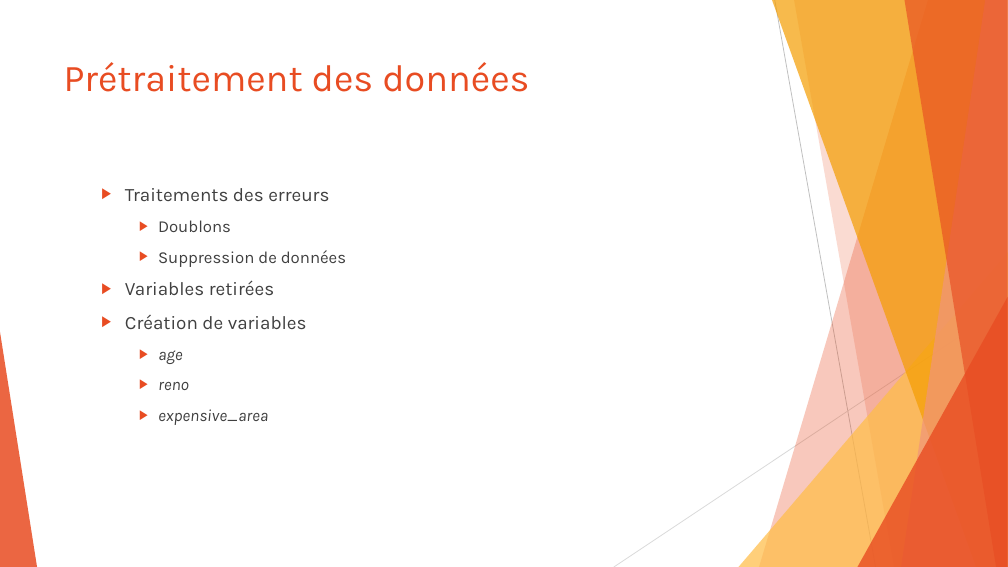
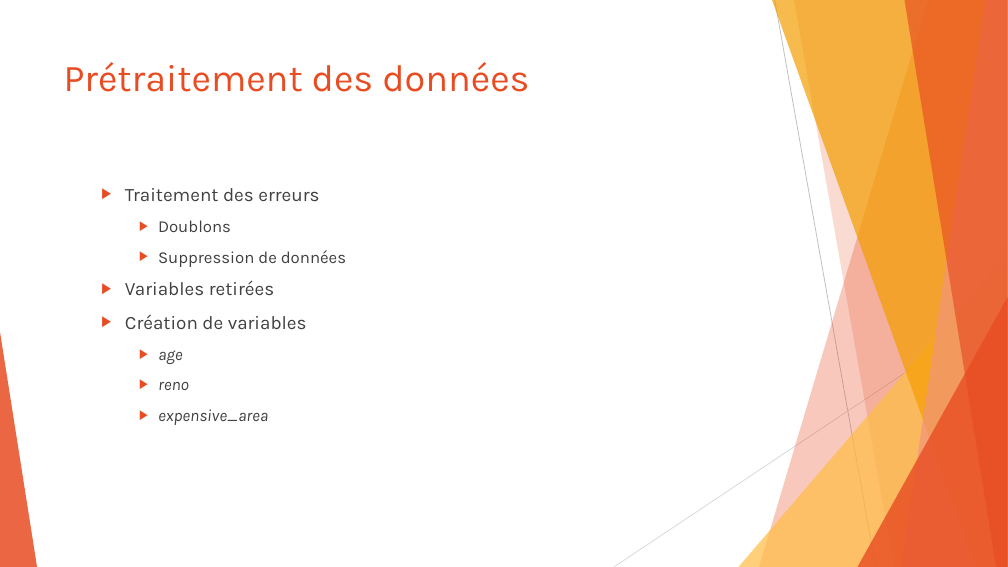
Before and after one commit to SamuelProvencher/TP-Apprentissage, a slide deck: slide 6 of PP.pptx. Drawn at 1008x567 pixels with LibreOffice and Linux fonts; fonts in the diff are those of the drawing. Boxes give left, top, right and bottom in pixels: in the first picture for what was removed or moved away, otherwise in the second. Text is boxed around its words. In the diff, an @@ line names an element or a change of style, - is before the commit and + after.

```diff
--- a/PP.pptx
+++ b/PP.pptx
@@ text at [125,188,319,201]: text changed @@
-  ▶ Traitements des erreurs
+  ▶ Traitement des erreurs
```
Also in this commit, not shown: 4 other slides changed.
